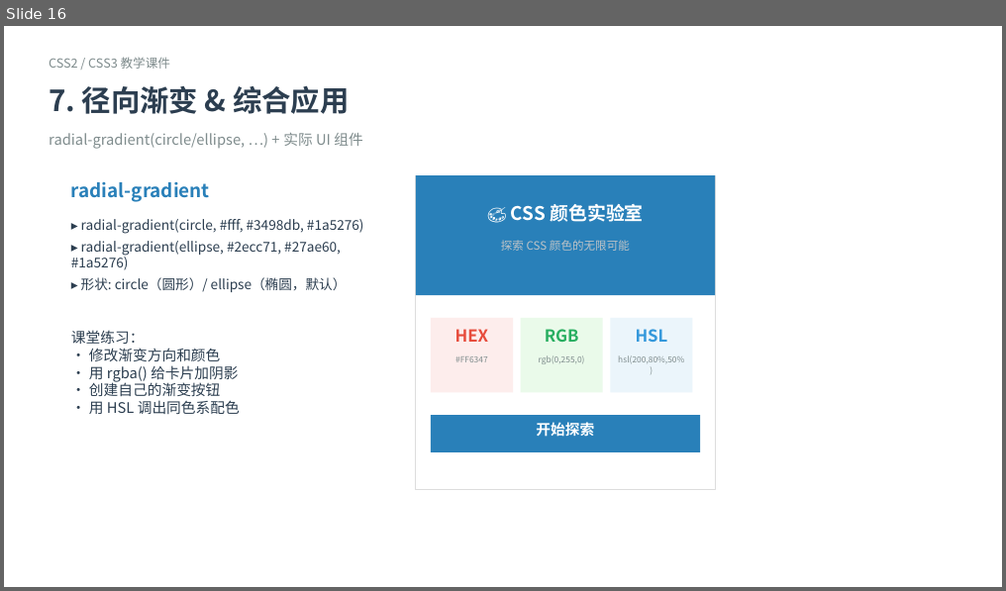
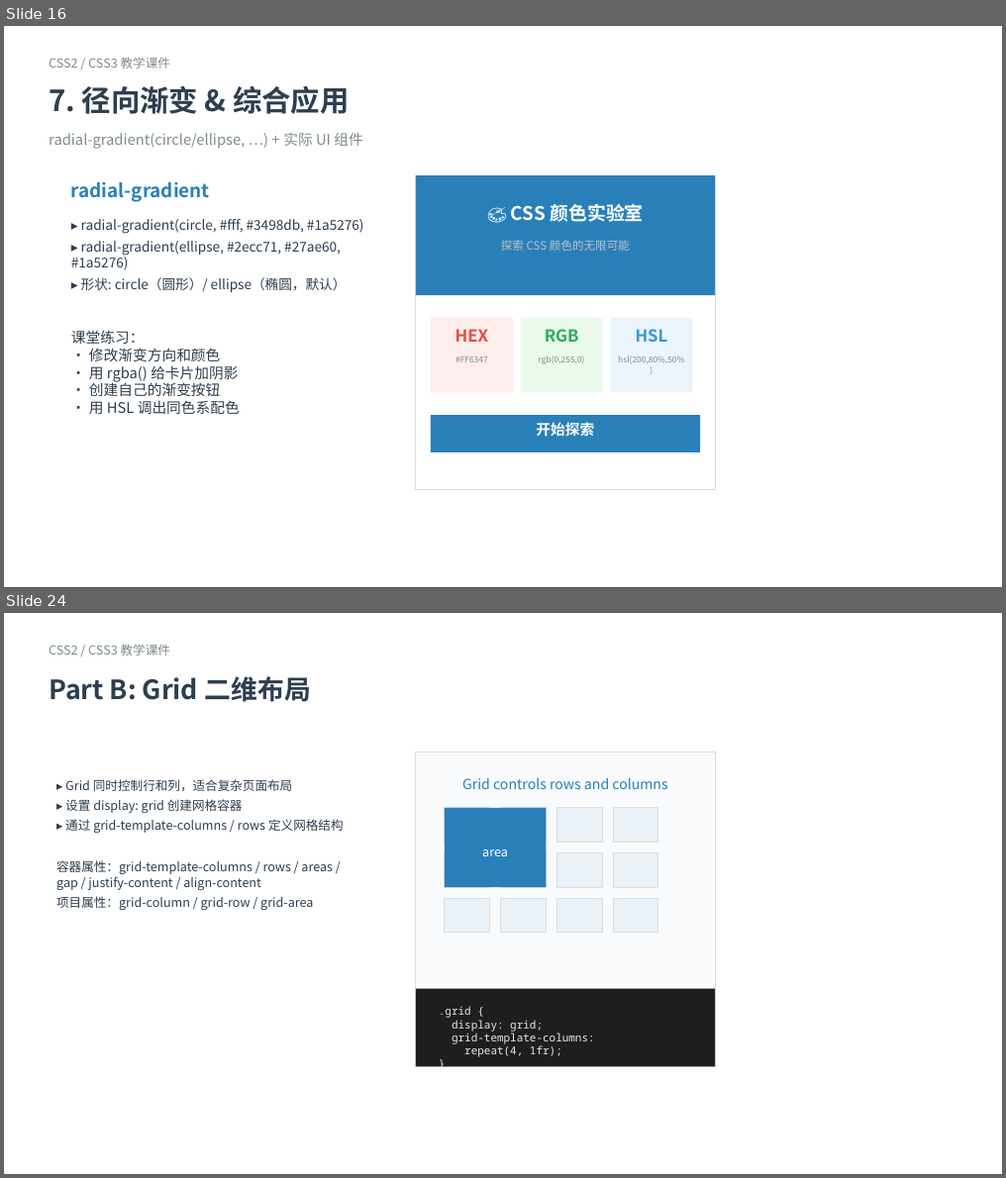
Before and after one commit to cxsun123/frontend-tutorial, a slide deck: CSS2_CSS3.pptx. Shown one above the other, each under a label of ours: slide 16 before the commit, slides 16 and 24 after it; the slides between them are not shown. The pictures are 1006x591 and 1006x1178 pixels, drawn with LibreOffice and Linux fonts; fonts in the diff are those of the drawing. Boxes give left, top, right and bottom in pixels: in the first picture for what was removed or moved away, otherwise in the second. Text is boxed around its words. In the diff, an @@ line names an element or a change of style, - is before the commit and + after.

Commit message:
feat: add TypeScript examples, syntax highlighting, and Docker support
- Added 7 TypeScript demo files with syntax highlighting (01-07)
- Added HTML versions of TS examples with Highlight.js
- Added CSS3 enhanced examples (08-css3.html)
- Updated CSS examples (04-layout, 05-flex-grid, 06-responsive, 07-effects)
- Added TypeScript_Introduction.pptx
- Added Dockerfile and .dockerignore for deployment
- Updated README with Bun/Python/Docker instructions
- Fixed example-playground.js getInlineStyles() to exclude head styles
- Updated index.html with TypeScript card

```diff
--- a/CSS2_CSS3.pptx
+++ b/CSS2_CSS3.pptx
@@ slide 24 added at (4,613,1002,1174), background #FFFFFF @@
@@ text added at (49,644,170,656), 12 pt, text #7F8C8D @@
+CSS2 / CSS3 教学课件
@@ text added at (49,676,311,702), 25.5 pt, text #2C3E50, bold @@
+Part B: Grid 二维布局
@@ rectangle added at (416,752,715,1066), fill #F8FAFB, outline #D8DEE3 0.9 pt @@
@@ text added at (56,779,344,910), 12 pt, text #2C3E50 @@
+▸ Grid 同时控制行和列，适合复杂页面布局
+▸ 设置 display: grid 创建网格容器
+▸ 通过 grid-template-columns / rows 定义网格结构
+容器属性：grid-template-columns / rows / areas / gap / justify-content / align-content
+项目属性：grid-column / grid-row / grid-area
@@ text added at (462,777,667,789), 13.5 pt, text #2980B9 @@
+Grid controls rows and columns
@@ rectangle added at (445,808,490,842), fill #EAF2F8, outline #D8DEE3 0.9 pt @@
@@ rectangle added at (445,808,546,887), fill #2980B9 @@
@@ rectangle added at (501,808,546,842), fill #EAF2F8, outline #D8DEE3 0.9 pt @@
@@ rectangle added at (557,808,602,842), fill #EAF2F8, outline #D8DEE3 0.9 pt @@
@@ rectangle added at (614,808,658,842), fill #EAF2F8, outline #D8DEE3 0.9 pt @@
@@ text added at (482,850,508,857), 12 pt, text #FFFFFF @@
+area
@@ rectangle added at (445,854,490,888), fill #EAF2F8, outline #D8DEE3 0.9 pt @@
@@ rectangle added at (501,854,546,888), fill #EAF2F8, outline #D8DEE3 0.9 pt @@
@@ rectangle added at (557,854,602,888), fill #EAF2F8, outline #D8DEE3 0.9 pt @@
@@ rectangle added at (614,854,658,888), fill #EAF2F8, outline #D8DEE3 0.9 pt @@
@@ rectangle added at (445,898,490,933), fill #EAF2F8, outline #D8DEE3 0.9 pt @@
@@ rectangle added at (501,898,546,933), fill #EAF2F8, outline #D8DEE3 0.9 pt @@
@@ rectangle added at (557,898,602,933), fill #EAF2F8, outline #D8DEE3 0.9 pt @@
@@ rectangle added at (614,898,658,933), fill #EAF2F8, outline #D8DEE3 0.9 pt @@
@@ rectangle added at (416,989,715,1066), fill #1E1E1E @@
@@ text added at (439,1006,595,1058), 10.5 pt, text #E8E8E8 @@
+.grid {
+display: grid;
+grid-template-columns:
+repeat(4, 1fr);
+}
```
Also in this commit, not shown: 57 other slides added, 49 other files.
